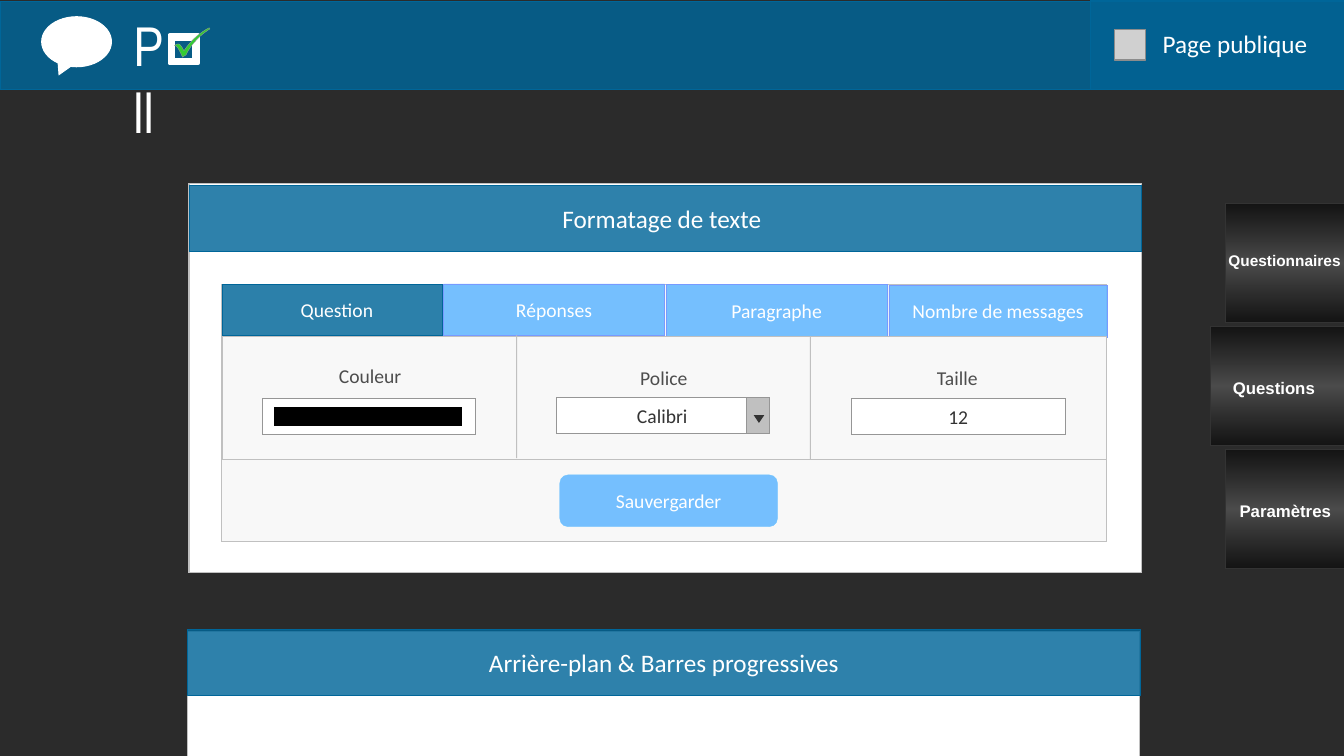
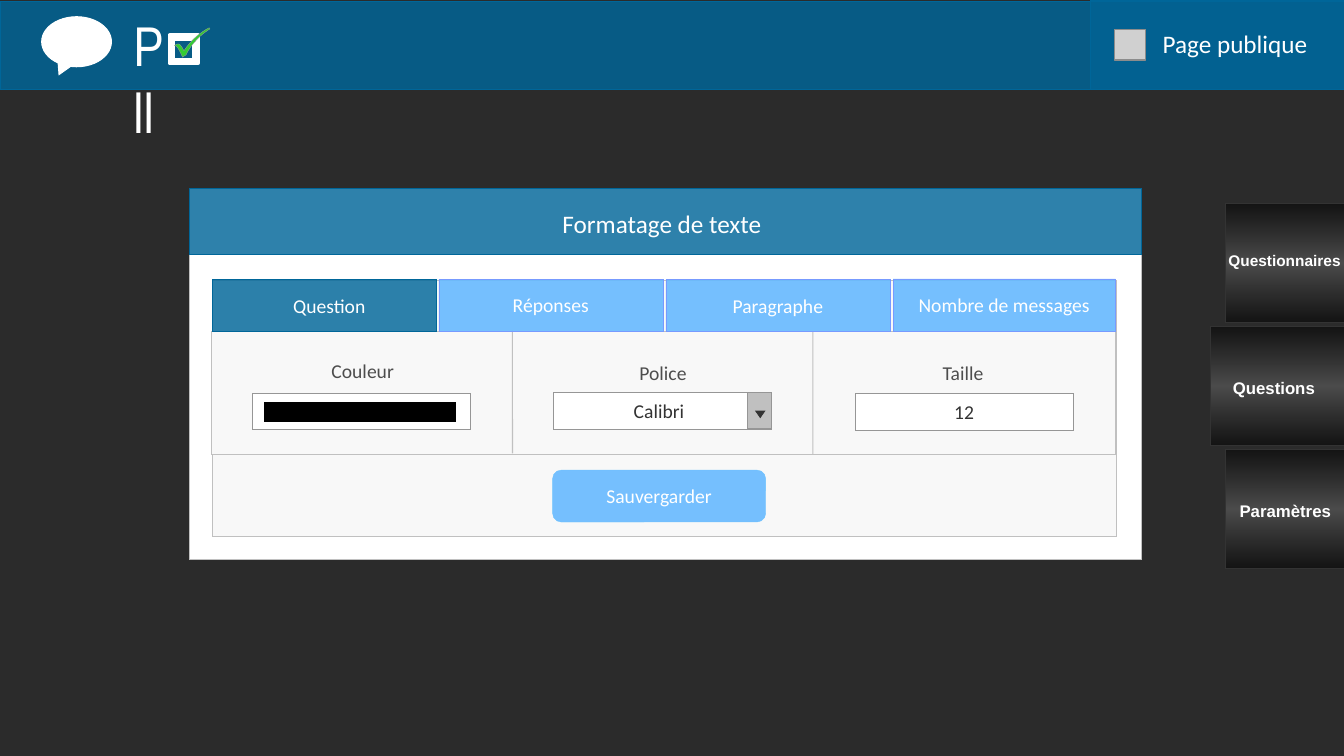
Before and after one commit to Airenn/Poll-Web, a slide deck: slide 1 of Poll-Web-master/maquette/maquette_page_parametre.ppt. Drawn at 1344x756 pixels with LibreOffice and Linux fonts; fonts in the diff are those of the drawing; grey boxes stand for pictures; background and template pictures are left out; a plain dark background stands for a picture behind light text. Boxes give left, top, right and bottom in pixels: in the first picture for what was removed or moved away, otherwise in the second. Text is boxed around its words. In the diff, an @@ line names an element or a change of style, - is before the commit and + after.

```diff
--- a/Poll-Web-master/maquette/maquette_page_parametre.ppt
+++ b/Poll-Web-master/maquette/maquette_page_parametre.ppt
@@ rectangle: place and size @@
-rectangle at (189,183,1141,571)
+rectangle at (189,188,1141,559)
@@ text "Formatage de texte": place and size @@
-text "Formatage de texte" at (562,210,761,233)
+text "Formatage de texte" at (562,215,761,238)
@@ rectangle: place and size @@
-rectangle at (222,284,1106,541)
+rectangle at (212,280,1116,536)
@@ rectangle "Question": place and size @@
-rectangle "Question" at (222,284,442,335)
+rectangle "Question" at (213,279,436,330)
@@ rectangle "Réponses": place and size @@
-rectangle "Réponses" at (443,284,664,335)
+rectangle "Réponses" at (438,279,662,331)
@@ rectangle "Nombre de messages": place and size @@
-rectangle "Nombre de messages" at (889,285,1107,338)
+rectangle "Nombre de messages" at (893,279,1115,331)
@@ rectangle: place and size @@
-rectangle at (223,337,1106,459)
+rectangle at (212,331,1115,454)
@@ text "Couleur": place and size @@
-text "Couleur" at (339,369,401,383)
+text "Couleur" at (331,364,393,378)
@@ line moved from (517, 335) - (517, 457) to (512, 330) - (513, 453) @@
@@ text "Police": place and size @@
-text "Police" at (640,371,687,385)
+text "Police" at (639,366,686,380)
@@ text "Taille": place and size @@
-text "Taille" at (937,371,978,385)
+text "Taille" at (943,366,984,380)
@@ rectangle: place and size @@
-rectangle at (262,398,476,434)
+rectangle at (253,393,471,429)
@@ rectangle: place and size @@
-rectangle at (274,407,461,425)
+rectangle at (264,403,455,421)
@@ rectangle "Calibri": place and size @@
-rectangle "Calibri" at (556,397,770,433)
+rectangle "Calibri" at (553,392,771,428)
@@ 2 rectangles, 1 line, 1 flow chart merge: place and size @@
-2 rectangles, 1 line, 1 flow chart merge at (666,284,887,458)
+2 rectangles, 1 line, 1 flow chart merge at (666,279,890,454)
@@ rectangle "12": place and size @@
-rectangle "12" at (851,398,1065,434)
+rectangle "12" at (854,393,1072,429)
@@ rounded rectangle "Sauvergarder": place and size @@
-rounded rectangle "Sauvergarder" at (559,475,777,527)
+rounded rectangle "Sauvergarder" at (552,469,765,522)
@@ rectangle removed at (187,629,1139,695) @@
-Arrière-plan & Barres progressives
@@ rectangle removed at (187,631,1139,756) @@
```
Also in this commit, not shown: 3 slides removed.
